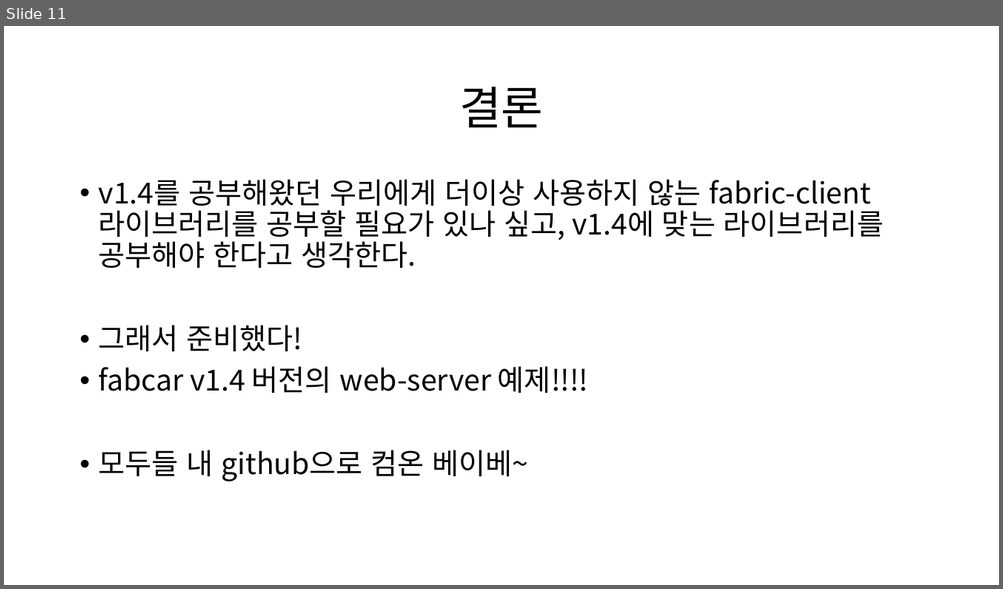
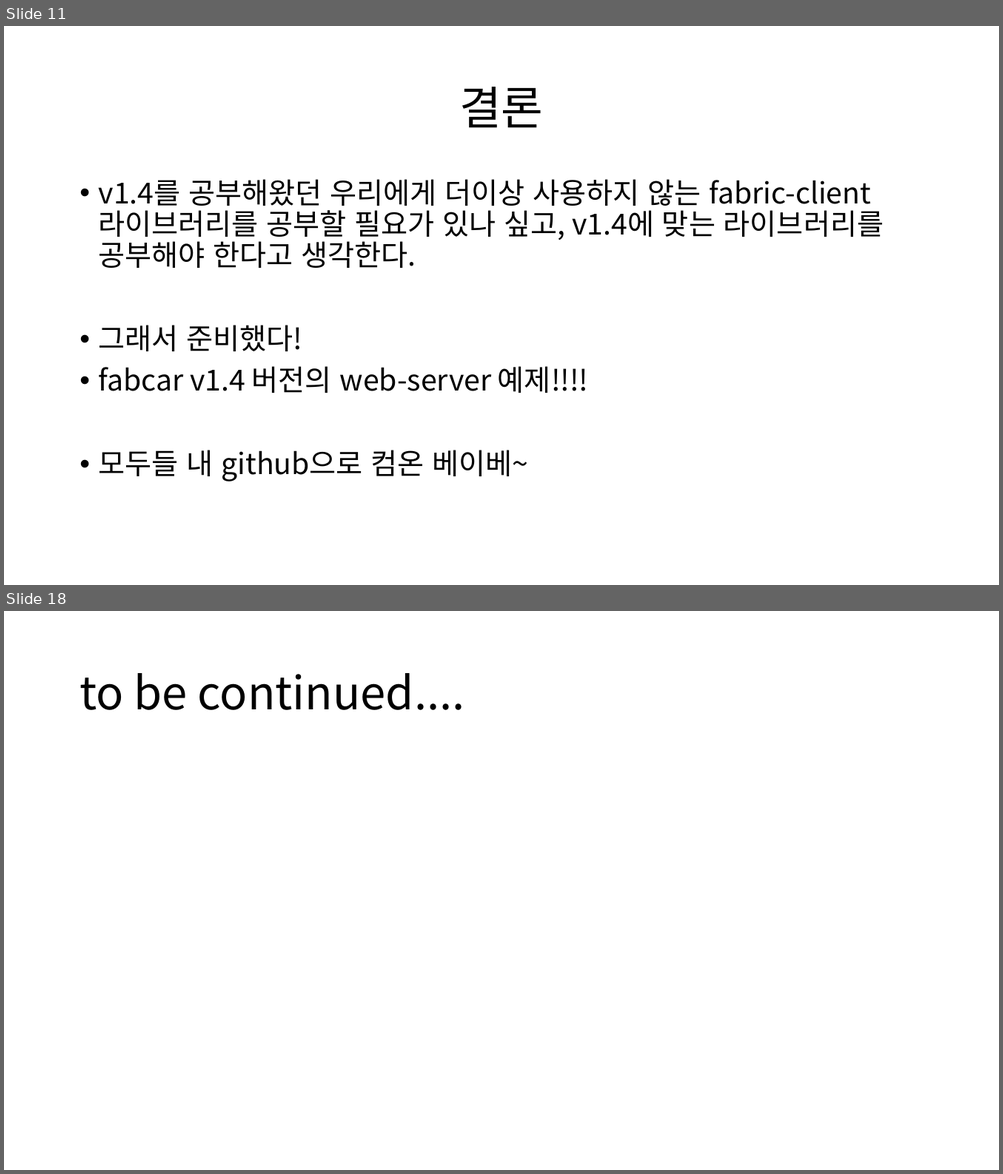
Before and after one commit to johndonggyu/HLF_Study, a slide deck: CodeStudy/fabcar/api-server/api-server 분석.pptx. Shown one above the other, each under a label of ours: slide 11 before the commit, slides 11 and 18 after it; the slides between them are not shown. The pictures are 1003x589 and 1003x1174 pixels, drawn with LibreOffice and Linux fonts; fonts in the diff are those of the drawing. Boxes give left, top, right and bottom in pixels: in the first picture for what was removed or moved away, otherwise in the second. Text is boxed around its words. In the diff, an @@ line names an element or a change of style, - is before the commit and + after.

```diff
--- a/CodeStudy/fabcar/api-server/api-server 분석.pptx
+++ b/CodeStudy/fabcar/api-server/api-server 분석.pptx
@@ slide 18 added at box(4, 611, 999, 1170), background #FFFFFF @@
@@ title added at box(79, 673, 465, 710), 44 pt, text #000000 @@
+to be continued....
```
Also in this commit, not shown: 2 slides changed, 5 other slides added.
